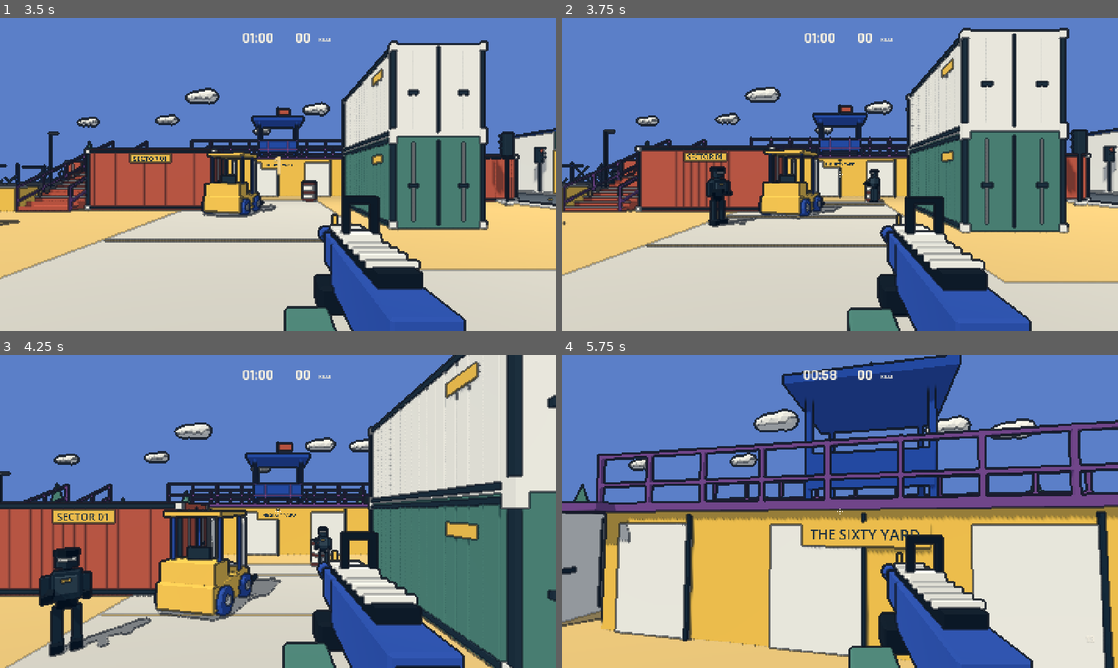
Above: before the commit, frames 1-4 (two rows, left to right).
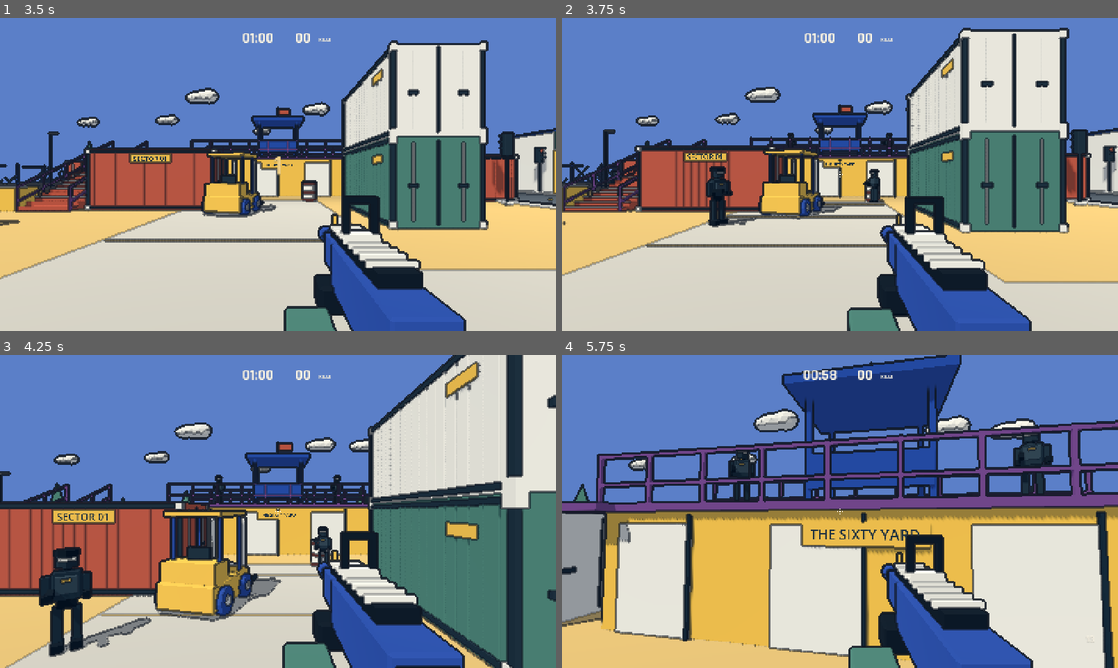
Above: after the commit, the same moments.

Repository: YicongCao/No-Art-FPS
Game: Godot game, scene res://scenes/main.tscn
Two runs of this game, one before a commit and one after it. Both use one fixed random seed, a clock stepped at 60 frames per second and the inputs below. Sound files missing from this copy of the repository are replaced by a short silence.
Inputs (mouse positions are in pixels of both pictures, inside the frame that each line leads up to):
- Up to frame 1 (3.5 s): click "PLAY" at 0.5 s; tap Enter (restart) at 1.25, 2, 2.75 s; move the mouse to (305, 174) at 1.27 s; press the mouse at (305, 174) at 1.28 s; hold W (forward) from 1.28 s (still down); tap Space (jump) at 1.52, 2.27 s; move the mouse to (250, 174) at 2.02 s; release the mouse at (250, 174) at 2.03 s; tap M at 2.1 s; move the mouse to (289, 168) at 2.77 s; press the mouse at (289, 168) at 2.78 s
- Up to frame 2 (3.75 s): keep holding W (forward); tap Enter (restart) at 3.5 s; move the mouse to (834, 180) at 3.52 s; release the mouse at (834, 180) at 3.53 s; tap M at 3.6 s
- Up to frame 3 (4.25 s): keep holding W (forward); tap Space (jump) at 3.77 s
- Up to frame 4 (5.75 s): keep holding W (forward); move the mouse to (878, 514) at 4.27 s; press the mouse at (878, 514) at 4.28 s; tap Space (jump) at 4.52, 5.27 s; move the mouse to (795, 508) at 5.02 s; release the mouse at (795, 508) at 5.03 s; tap M at 5.1 s

Frame 1 is identical in both runs. In frame 2, less than 0.1% of the frame differs, in the area x 40-60%, y 36-43%; in frame 3, 0.1%; in frame 4, 1.1%, in the area x 29-89%, y 22-47%.

Commit message:
feat: increase enemy density and replenish warehouse and deck patrols

Diff:
--- a/artifacts/benchmark.json
+++ b/artifacts/benchmark.json
@@ -1,15 +1,15 @@
 {
   "canvas_resolution": "(1440.0, 810.0)",
   "device": "Apple M5",
-  "draw_calls": 510.0,
-  "enemy_count": 10,
+  "draw_calls": 613.0,
+  "enemy_count": 12,
   "fps_cap": 0,
-  "frames": 2650,
-  "max_frame_ms": 7.84333333333377,
+  "frames": 2297,
+  "max_frame_ms": 7.65781818181819,
   "note": "Short automated stress sample; includes engine/process scheduling, not GPU timer queries. Not a ten-minute soak or cross-platform result.",
-  "p50_frame_ms": 3.7037037037037,
-  "p95_frame_ms": 4.16666666666667,
-  "p99_frame_ms": 4.76190476190476,
+  "p50_frame_ms": 4.54545454545454,
+  "p95_frame_ms": 5.55555555555555,
+  "p99_frame_ms": 5.55555555555555,
   "render_resolution": "(1138.0, 640.0)",
   "renderer": "Compatibility / OpenGL on Metal",
   "sample_seconds": 10,
--- a/artifacts/playtest.json
+++ b/artifacts/playtest.json
@@ -1,12 +1,12 @@
 {
-  "baseline_nodes": 862,
+  "baseline_nodes": 958,
   "duration_game_seconds": 60.0,
-  "frames": 3416,
-  "headshots": 48,
-  "kills": 48,
-  "node_count_at_end": 889,
+  "frames": 3364,
+  "headshots": 59,
+  "kills": 59,
+  "node_count_at_end": 1058,
   "note": "Automated perfect-aim test with scripted repositioning; not human gameplay or long-run validation. Frame intervals include a 60 fps cap.",
   "p95_frame_ms": 16.6666666666667,
-  "p99_frame_ms": 16.6666666666667,
-  "shots": 48
+  "p99_frame_ms": 18.0555555555556,
+  "shots": 147
 }
--- a/scripts/arena.gd
+++ b/scripts/arena.gd
@@ -3,10 +3,19 @@
 var nav: NavigationRegion3D
 var materials: Dictionary = {}
 var boxes: Dictionary = {}
-var spawn_points: Array[Vector3] = [Vector3(-23,0,-15),Vector3(11,0,-20),Vector3(-23,0,9),Vector3(11,0,10),Vector3(-10,0,21),Vector3(8,0,21),Vector3(26,0,17),Vector3(30,0,3),Vector3(30,0,-10),Vector3(19,0,-18)]
+var spawn_points: Array[Vector3] = [Vector3(-23,0,-15),Vector3(11,0,-20),Vector3(-23,0,9),Vector3(11,0,10),Vector3(-10,0,21),Vector3(8,0,21),Vector3(26,0,17),Vector3(30,0,3),Vector3(30,0,-10),Vector3(19,0,-18),Vector3(-4,3.1,-11),Vector3(4,3.1,-11)]
 var traffic_lights: Array[Node3D] = []
 var traffic_phase = -1
 const PALETTE = {"sand":"d5b471", "pavement":"c4bfb2", "net":"668579", "cream":"e5e0d2", "ink":"243440", "red":"b65745", "green":"4d7d70", "purple":"754c87", "blue":"304f9d", "yellow":"e9ba50", "asphalt":"59626a", "timber":"a97c4b", "light":"fff5d3"}
+
+func enemy_zone(point: Vector3) -> String:
+	if point.y>2.5 and point.z<-8 and point.x>-12 and point.x<9:return "deck"
+	if point.x>24 and point.x<36 and point.z>-16 and point.z<9:return "warehouse"
+	return "yard"
+
+func patrol_points(zone: String) -> Array[Vector3]:
+	if zone=="deck":return [Vector3(-4,3.1,-11),Vector3(4,3.1,-11)]
+	return [Vector3(30,0,3),Vector3(30,0,-10)]
 
 func _ready() -> void:
 	for key in PALETTE:
--- a/scripts/enemy.gd
+++ b/scripts/enemy.gd
@@ -6,6 +6,8 @@
 var health = 3
 var dead = false
 var fast = false
+var home_zone = "yard"
+var patrol_offset = 0
 var age = 0.0
 var think = 0.0
 var attack = 1.8
@@ -53,6 +55,9 @@
 	agent.radius = .38
 	add_child(agent)
 	attack += randf()*.8
+	if home_zone!="yard":
+		var posts = game.arena.patrol_points(home_zone)
+		patrol_offset = 0 if position.distance_to(posts[0])<position.distance_to(posts[1]) else 1
 
 func _physics_process(delta: float) -> void:
 	if dead:
@@ -75,7 +80,14 @@
 		if distance < 13:
 			var angle = age*.35+float(get_instance_id()%7)
 			offset = Vector3(cos(angle),0,sin(angle))*(6 if fast else 8)
-		agent.target_position = game.player.global_position+offset
+		if home_zone=="yard":
+			agent.target_position = game.player.global_position+offset
+		elif game.arena.enemy_zone(game.player.global_position)==home_zone and distance>6:
+			agent.target_position = game.player.global_position
+		else:
+			# Patrol the occupied floor instead of draining every room toward the player.
+			var posts = game.arena.patrol_points(home_zone)
+			agent.target_position = posts[(int(age/8)+patrol_offset)%posts.size()]
 	var next = agent.get_next_path_position()
 	var dir = next-global_position
 	dir.y = 0
--- a/scripts/game.gd
+++ b/scripts/game.gd
@@ -118,6 +118,7 @@
 		if "--benchmark" in OS.get_cmdline_user_args():test_path = "res://tests/benchmark.gd"
 		if "--feedback" in OS.get_cmdline_user_args():test_path = "res://tests/feedback_check.gd"
 		if "--expansion" in OS.get_cmdline_user_args():test_path = "res://tests/expanded_map_check.gd"
+		if "--population" in OS.get_cmdline_user_args():test_path = "res://tests/population_check.gd"
 		var qa = load(test_path).new()
 		qa.game = self
 		add_child(qa)
@@ -189,7 +190,7 @@
 	rules.start()
 	player.enabled = true
 	# Deliberate opening target set when the countdown ends. Reinforcements use hidden gates.
-	for p in [Vector3(-4,0,1.5),Vector3(2,0,-5),Vector3(11,0,1),Vector3(-13,0,-5)]:
+	for p in [Vector3(-4,0,1.5),Vector3(2,0,-5),Vector3(11,0,1),Vector3(-13,0,-5),Vector3(30,0,3),Vector3(30,0,-10),Vector3(-4,3.1,-11),Vector3(4,3.1,-11)]:
 		spawn_enemy(p,false)
 	play_sound("tick",-10)
 
@@ -305,9 +306,19 @@
 	var enemy = Enemy.new()
 	enemy.game = self
 	enemy.fast = fast
+	enemy.home_zone = arena.enemy_zone(pos)
 	enemy.position = pos+Vector3(0,.05,0)
 	enemies.add_child(enemy)
 	return enemy
+
+func population_target() -> int:
+	return 8 if rules.elapsed<20 else (10 if rules.elapsed<40 else 12)
+
+func zone_population(zone: String) -> int:
+	return live_enemies().filter(func(e):return e.home_zone==zone).size()
+
+func zone_capacity(zone: String) -> int:
+	return population_target()-4 if zone=="yard" else 2
 
 func update_spawns(delta: float) -> void:
 	for i in range(spawn_cooldowns.size()):spawn_cooldowns[i] = maxf(0,spawn_cooldowns[i]-delta)
@@ -320,18 +331,20 @@
 			var blocked = not get_world_3d().direct_space_state.intersect_ray(query).is_empty()
 			var screen = player.camera.unproject_position(p+Vector3(0,1,0))
 			var visible_now = not player.camera.is_position_behind(p) and get_viewport().get_visible_rect().has_point(screen)
-			if p.distance_to(player.position)>8 and (blocked or not visible_now) and live_enemies().size()<10:
+			if p.distance_to(player.position)>8 and (blocked or not visible_now) and live_enemies().size()<population_target() and zone_population(arena.enemy_zone(p))<zone_capacity(arena.enemy_zone(p)):
 				spawn_enemy(p,rules.elapsed>20 and rng.randf()<.3)
 			pending_spawn.clear()
 		return
 	spawn_time -= delta
-	var target = 4 if rules.elapsed<20 else (6 if rules.elapsed<40 else 8)
+	var target = population_target()
 	if spawn_time>0 or live_enemies().size()>=target:return
-	spawn_time = .4
+	spawn_time = .2
 	var choices: Array[int] = []
 	for i in range(arena.spawn_points.size()):
 		var p: Vector3 = arena.spawn_points[i]
 		if spawn_cooldowns[i]>0 or p.distance_to(player.position)<8:continue
+		var zone = arena.enemy_zone(p)
+		if zone_population(zone)>=zone_capacity(zone):continue
 		var path = NavigationServer3D.map_get_path(arena.nav.get_navigation_map(),p,player.position,true)
 		if path.size()<2:continue
 		var query = PhysicsRayQueryParameters3D.create(player.camera.global_position,p+Vector3(0,1,0),1)
@@ -340,12 +353,15 @@
 		var visible_target = not player.camera.is_position_behind(p) and get_viewport().get_visible_rect().has_point(screen_point)
 		if occluded or not visible_target:choices.append(i)
 	if choices.is_empty():return
+	# Fill missing patrol posts first; reserve their slots even while they are visible.
+	var patrol_choices = choices.filter(func(i):return arena.enemy_zone(arena.spawn_points[i])!="yard")
+	if not patrol_choices.is_empty():choices.assign(patrol_choices)
 	choices.sort_custom(func(a,b):return arena.spawn_points[a].distance_squared_to(player.position)<arena.spawn_points[b].distance_squared_to(player.position))
 	var index = choices[rng.randi_range(0,mini(2,choices.size()-1))]
 	var pos: Vector3 = arena.spawn_points[index]
-	spawn_cooldowns[index] = 2.5
-	pending_spawn = {"pos":pos,"delay":.55}
-	spark(pos+Vector3(0,.1,0),Color("f2d084"),.25,.55)
+	spawn_cooldowns[index] = 1.6
+	pending_spawn = {"pos":pos,"delay":.4}
+	spark(pos+Vector3(0,.1,0),Color("f2d084"),.25,.4)
 
 func shoot() -> void:
 	if state!="RUNNING" or not rules.active or fire_time>0 or reload_time>0 or respawn_time>0:return
--- a/tests/benchmark.gd
+++ b/tests/benchmark.gd
@@ -11,10 +11,10 @@
 	game.start_run()
 	game.begin_running()
 	game.spawn_time = 999
-	for p in [Vector3(-14,0,9),Vector3(14,0,9),Vector3(-15,0,-8),Vector3(15,0,-10),Vector3(-9,0,12),Vector3(9,0,12)]:game.spawn_enemy(p,false)
+	for p in [Vector3(-14,0,9),Vector3(14,0,9),Vector3(-15,0,-8),Vector3(15,0,-10)]:game.spawn_enemy(p,false)
 	game.invulnerable = 999
 	game.player.enabled = false
-	print("BENCHMARK_START: 10 enemies, uncapped; actual render dimensions recorded; 3 second warmup + 10 second sample")
+	print("BENCHMARK_START: 12 enemies, uncapped; actual render dimensions recorded; 3 second warmup + 10 second sample")
 
 func _process(delta: float) -> void:
 	if done:return
--- a/tests/expanded_map_check.gd
+++ b/tests/expanded_map_check.gd
@@ -13,7 +13,7 @@
 	for point in game.arena.spawn_points:
 		var path = NavigationServer3D.map_get_path(game.arena.nav.get_navigation_map(),point,Vector3(0,0,10.5),true)
 		assert(path.size()>1 and path[-1].distance_to(Vector3(0,0,10.5))<1,"Spawn must connect to yard: "+str(point))
-	print("EXPANSION_NAV_PASS: all ten spawn points including warehouse connect to yard")
+	print("EXPANSION_NAV_PASS: all spawn points including warehouse and deck connect to yard")
 	# Enter the warehouse through the loading bay and through a side door.
 	for entry in [Vector3(30,.05,12),Vector3(21,.05,4)]:
 		game.player.position = entry
--- a/tests/playtest.gd
+++ b/tests/playtest.gd
@@ -61,7 +61,7 @@
 			game.player.position = Vector3(3,3.2,-11)
 		if t==34 and not captured.has("ground"):
 			captured["ground"] = true
-			game.player.position = Vector3(-12,.05,1)
+			game.player.position = Vector3(30,.05,7)
 		if t==48 and not captured.has("return"):
 			captured["return"] = true
 			game.player.reset_position()
--- /dev/null
+++ b/tests/population_check.gd
@@ -0,0 +1,69 @@
+extends Node
+var game: Node
+
+func _ready() -> void:
+	Engine.max_fps = 60
+	game.start_run()
+	game.begin_running()
+	game.set_physics_process(false)
+	game.player.enabled = false
+	game.invulnerable = 999
+	assert(game.live_enemies().size()==8)
+	assert(game.zone_population("warehouse")==2 and game.zone_population("deck")==2)
+	for point in game.arena.spawn_points:
+		var path = NavigationServer3D.map_get_path(game.arena.nav.get_navigation_map(),point,Vector3(0,0,10.5),true)
+		assert(path.size()>1 and path[-1].distance_to(Vector3(0,0,10.5))<1,"Disconnected spawn: "+str(point))
+	print("POPULATION_OPENING_NAV_PASS")
+	# Let real navigation move the patrols for longer than one patrol leg.
+	await get_tree().create_timer(12).timeout
+	for enemy in game.live_enemies():
+		if enemy.home_zone!="yard":
+			assert(game.arena.enemy_zone(enemy.position)==enemy.home_zone,"Patrol abandoned its floor: "+str(enemy.position))
+	print("POPULATION_PATROL_PASS")
+	# Kill all guards, face away, and exercise the actual delayed reinforcement path.
+	game.player.position = Vector3(0,.05,10.5)
+	game.player.rotation.y = PI
+	await get_tree().physics_frame
+	for enemy in game.live_enemies():
+		if enemy.home_zone!="yard":enemy.take_hit(true)
+	for i in range(400):
+		game.update_spawns(.05)
+		await get_tree().physics_frame
+	assert(game.zone_population("warehouse")==2 and game.zone_population("deck")==2)
+	assert(game.live_enemies().size()==8)
+	print("POPULATION_REINFORCEMENT_PASS")
+	for elapsed in [25.0,45.0]:
+		game.rules.elapsed = elapsed
+		for i in range(400):
+			game.update_spawns(.05)
+			await get_tree().physics_frame
+		assert(game.live_enemies().size()==game.population_target())
+		assert(game.zone_population("yard")==game.population_target()-4)
+	print("POPULATION_RAMP_CAP_PASS")
+	# A warning cannot materialize a close enemy, even if it was queued earlier.
+	for enemy in game.live_enemies():
+		if enemy.home_zone=="yard":
+			enemy.take_hit(true)
+			break
+	var count = game.live_enemies().size()
+	game.pending_spawn = {"pos":game.player.position+Vector3(1,0,0),"delay":0.0}
+	game.update_spawns(.1)
+	assert(game.live_enemies().size()==count and game.pending_spawn.is_empty())
+	game.player.position = Vector3(18,.05,20)
+	game.player.rotation.y = 0
+	await get_tree().physics_frame
+	var visible_point = Vector3(18,0,10)
+	var sight = PhysicsRayQueryParameters3D.create(game.player.camera.global_position,visible_point+Vector3.UP,1)
+	assert(game.get_world_3d().direct_space_state.intersect_ray(sight).is_empty())
+	game.pending_spawn = {"pos":visible_point,"delay":0.0}
+	game.update_spawns(.1)
+	assert(game.live_enemies().size()==count and game.pending_spawn.is_empty())
+	print("POPULATION_SAFE_SPAWN_PASS")
+	game.state = "RESULTS"
+	game.clear_round()
+	# Let the audio thread retire the final headshot voice before engine shutdown.
+	await get_tree().create_timer(.2).timeout
+	await get_tree().process_frame
+	await get_tree().process_frame
+	print("POPULATION_CHECK_PASS")
+	get_tree().quit()
Binary file changed: artifacts/gameplay-05.png
Binary file changed: artifacts/gameplay-20.png
Binary file changed: artifacts/gameplay-38.png
Binary file changed: artifacts/gameplay-55.png
Binary file changed: artifacts/results.png
Not shown, added: tests/population_check.gd.uid
Not shown, added: docs/updates/2026-11-06-enemy-population.md
